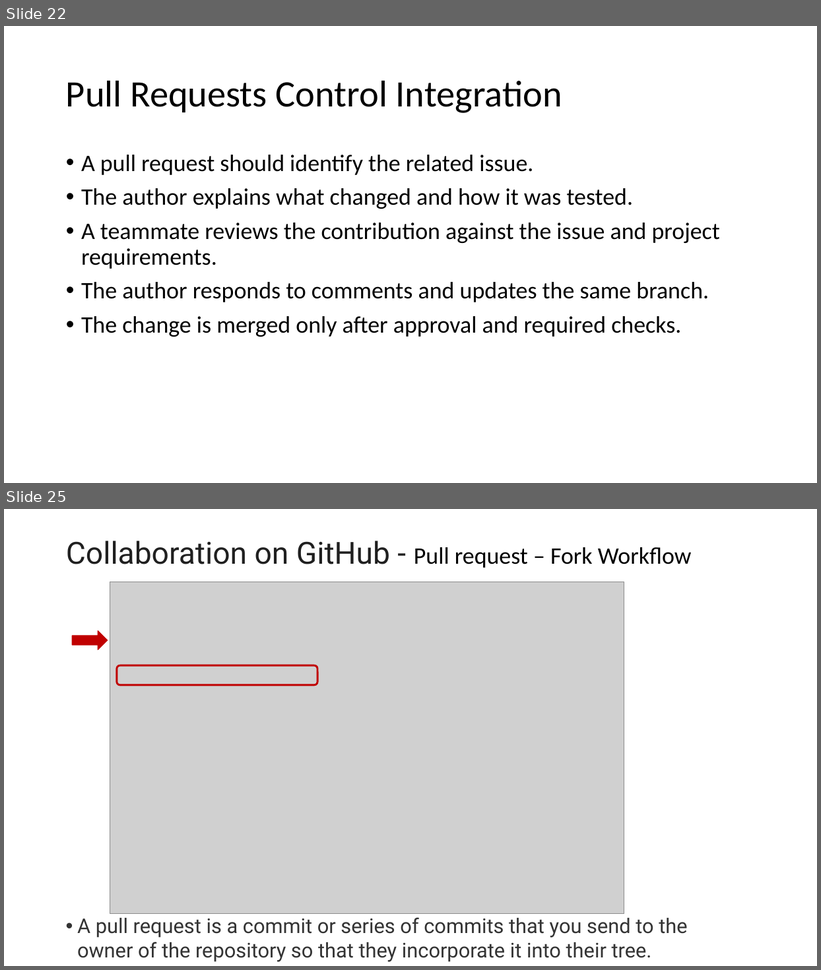
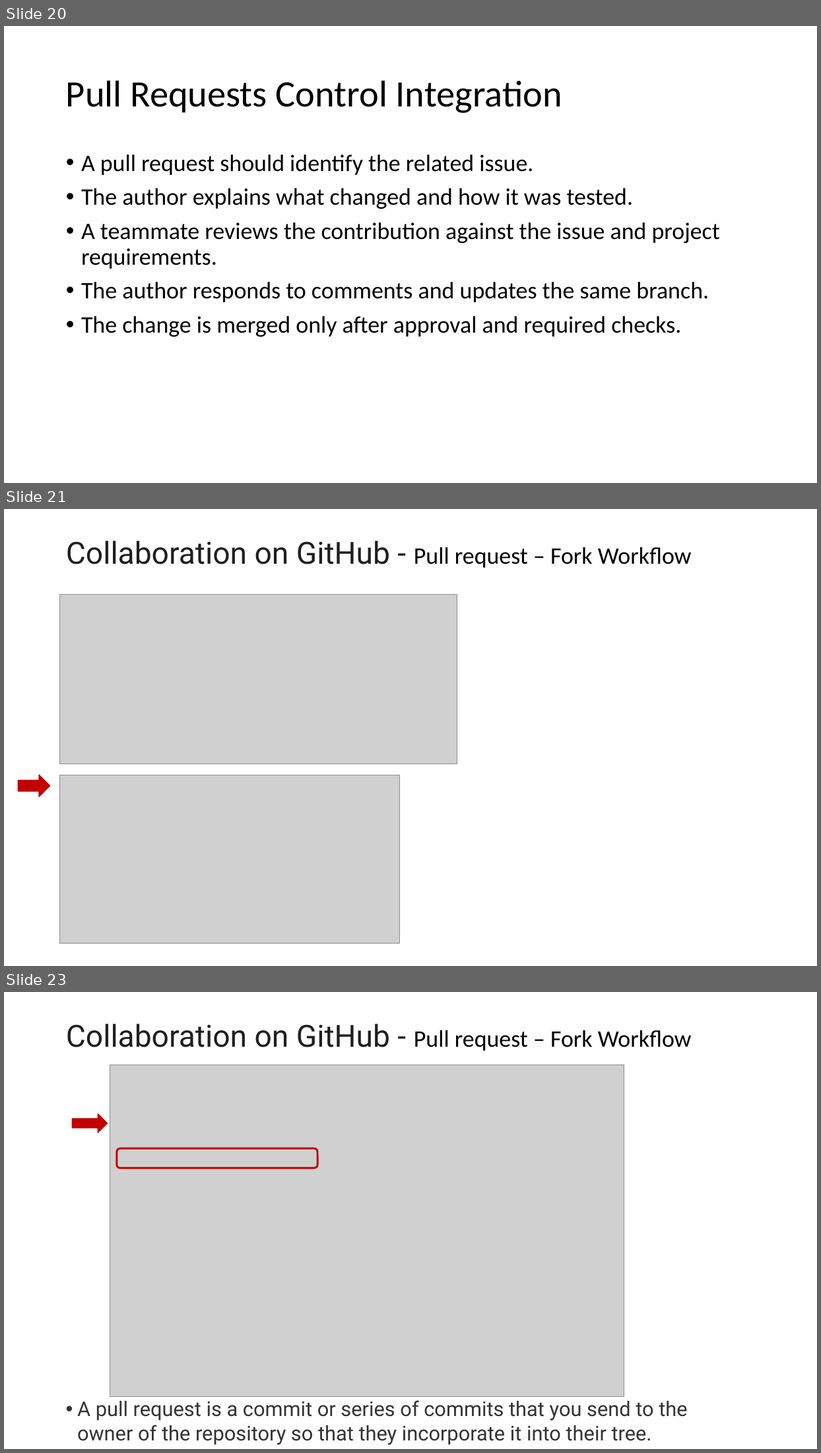
Before and after one commit to johnxu21/johnxu21.github.io, a slide deck: teaching/CS472/Timetable/Git-and-GitHub-Revised.pptx. Shown one above the other, each under a label of ours: slides 22 and 25 before the commit, slides 20, 21 and 23 after it; the slides between them are not shown. The pictures are 821x970 and 821x1453 pixels, drawn with LibreOffice and Linux fonts; fonts in the diff are those of the drawing; grey boxes stand for pictures. Boxes give left, top, right and bottom in pixels: in the first picture for what was removed or moved away, otherwise in the second. Text is boxed around its words. In the diff, an @@ line names an element or a change of style, - is before the commit and + after.

```diff
--- a/teaching/CS472/Timetable/Git-and-GitHub-Revised.pptx
+++ b/teaching/CS472/Timetable/Git-and-GitHub-Revised.pptx
@@ slide 21 added at [4, 509, 817, 966], background #FFFFFF @@
@@ title added at [66, 541, 692, 568], 28 pt, text #000000 @@
+Collaboration on GitHub - Pull request – Fork Workflow
@@ picture added at [60, 594, 457, 764] @@
@@ right arrow added at [18, 775, 50, 797], fill #C00000, outline #C00000 1 pt @@
@@ picture added at [60, 775, 401, 943] @@
@@ what was slide 22 is now slide 20 @@
@@ what was slide 25 is now slide 23 @@
```
Also in this commit, not shown: 1 slide changed, 1 other slide added, 4 slides removed, 2 other files.
